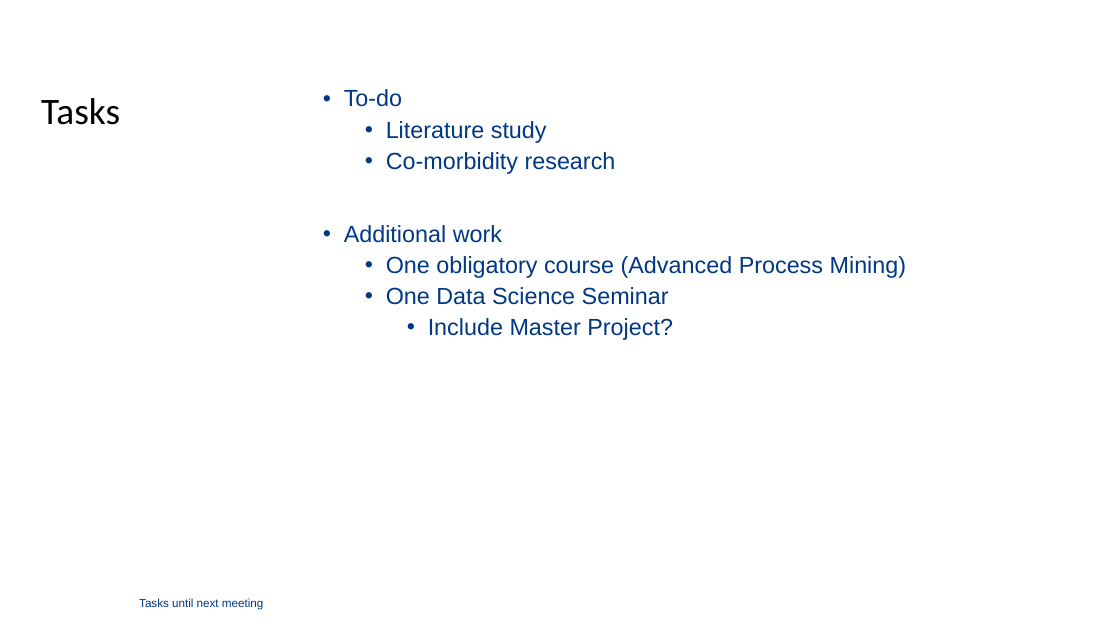
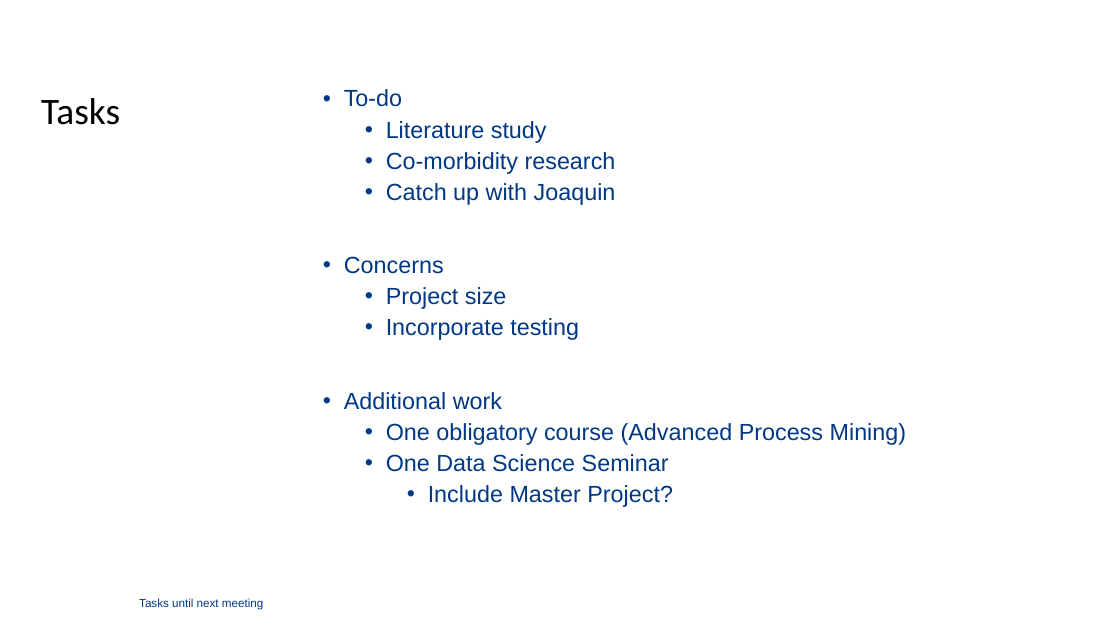
Before and after one commit to TimBeishuizen/GraduationFilesGithub, a slide deck: slide 23 of A Computational Biology Framework.ppt. Drawn at 1120x630 pixels with LibreOffice and Linux fonts; fonts in the diff are those of the drawing; background and template pictures are left out. Boxes give left, top, right and bottom in pixels: in the first picture for what was removed or moved away, otherwise in the second. Text is boxed around its words. In the diff, an @@ line names an element or a change of style, - is before the commit and + after.

```diff
--- a/A Computational Biology Framework.ppt
+++ b/A Computational Biology Framework.ppt
@@ text at [344, 183, 616, 340]: paragraphs added @@
+  • Catch up with Joaquin
+• Concerns
+  • Project size
+  • Incorporate testing
```
Also in this commit, not shown: 3 other slides changed.
